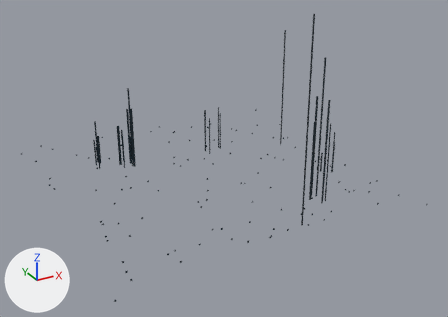
Before and after pictures for a commit that changed the glTF model netrun/assets/models/env/far_field_c.glb.
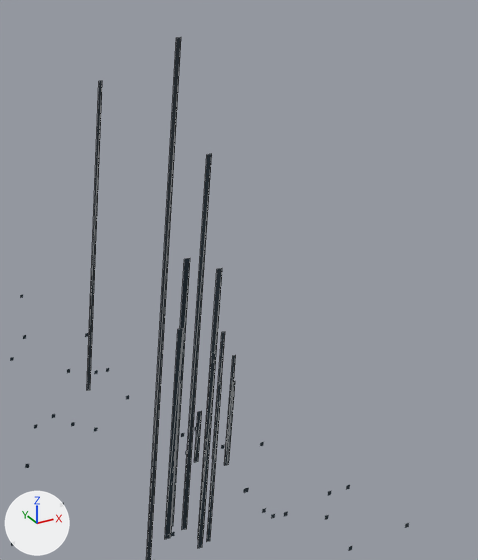
The first picture shows the older version from a camera (50 mm lens) standing at (-9.17, -17.97, 9.59) and looking at (0.11, -1.1, 1.15). The close-ups show the older and then the newer version on the part from 55% to 95% of the width and 0% to 66% of the height of that picture. Only the edits that show in the close-ups are written down. Arrows for +X, +Y and +Z are at lower left; the lights stay in place. The close-ups show mesh edges as thin lines.

The first close-up shows 'far_towers' and 1 more.
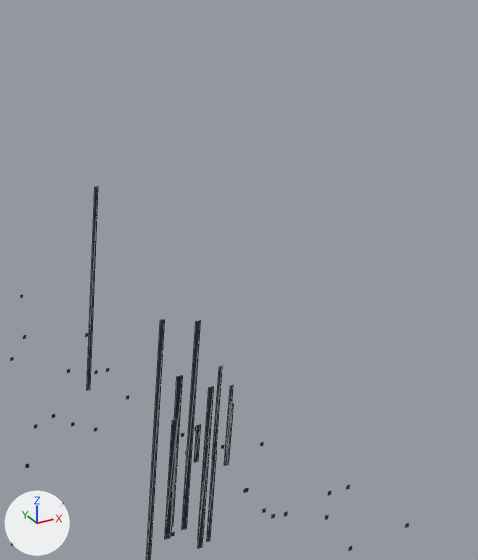
Where the change shows, as pixel boxes [x1, y1, x2, y2] in the close-ups (478 x 560 px; the box of a moved part takes in the faces that stretch with it):
'far_towers', reshaped
    before: [87, 37, 236, 560]
    after: [87, 187, 234, 560]
part 1 of me_far_towers, moved or reshaped
    before: [147, 37, 236, 560]
    after: [147, 320, 234, 560]
part 2 of me_far_towers, moved or reshaped
    before: [87, 81, 102, 390]
    after: [87, 187, 98, 390]

Diff of the bpy script that builds the scene:
```diff
--- a/netrun/assets/models/env/far_field_c.glb.py
+++ b/netrun/assets/models/env/far_field_c.glb.py
@@ me_far_towers @@
 # used by ob_far_towers; location = (0.0, 0.0, 0.0)
-me_far_towers.from_pydata(...)  # 116 vertices, 58 faces; spans x -3.15..4.25, y -4.47..3.22, z 0.0..6.46
-me_far_towers.vertices[110].co = (4.08, 1.31, 4.64)  # pixel (102, 80)
-me_far_towers.vertices[111].co = (4.02, 1.31, 4.64)  # pixel (98, 81)
+me_far_towers.from_pydata(...)  # 116 vertices, 58 faces; spans x -3.15..4.25, y -4.47..3.22, z 0.0..3.49
+# me_far_towers part 1: 24 of 116 vertices moved; they spanned x 0.97..4.25, y -4.47..-1.54, z 0.74..6.46 and now span x 0.97..4.25, y -4.47..-1.54, z 0.54..3.49; mean shift (0.0, 0.0, -1.11); largest move (1.03, -4.47, 6.46) -> (1.03, -4.47, 3.49)
+# me_far_towers part 2
+me_far_towers.vertices[110].co = (4.08, 1.31, 3.13)  # pixel (98, 186)
+me_far_towers.vertices[111].co = (4.02, 1.31, 3.13)  # pixel (94, 187)
+# other edits to the shape of me_far_towers do not show in these pictures
 me_far_towers.materials.append(mat_streaks)
```
